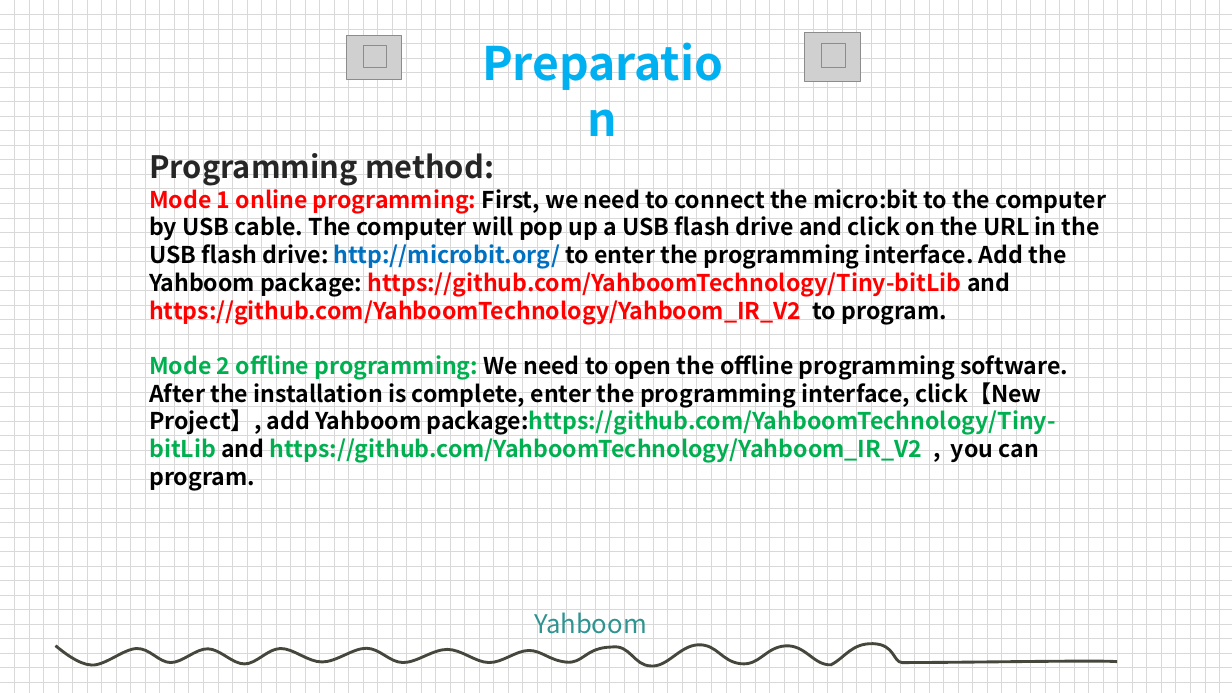
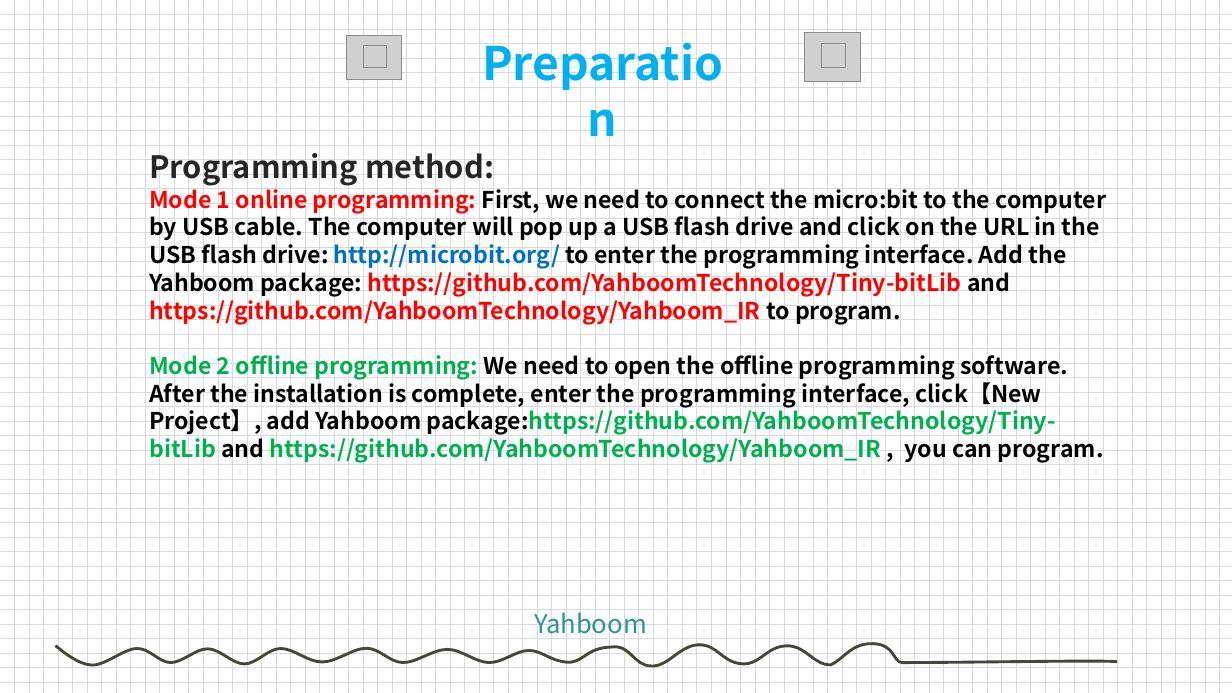
Before and after one commit to sohamtech-uk/Tiny-bit, a slide deck: slide 5 of 07.Interacting with Tiny bit/1.IR Control/V2/IR ControlV2.pptx. Drawn at 1232x693 pixels with LibreOffice and Linux fonts; fonts in the diff are those of the drawing; grey boxes stand for pictures; background and template pictures are left out. Boxes give left, top, right and bottom in pixels: in the first picture for what was removed or moved away, otherwise in the second. Text is boxed around its words. In the diff, an @@ line names an element or a change of style, - is before the commit and + after.

Commit message:
Add beginner Tinybit learning projects

```diff
--- a/07.Interacting with Tiny bit/1.IR Control/V2/IR ControlV2.pptx
+++ b/07.Interacting with Tiny bit/1.IR Control/V2/IR ControlV2.pptx
@@ text at (149,184,1107,463): text changed @@
-Mode 1 online programming: First, we need to connect the micro:bit to the computer by USB cable. The computer will pop up a USB flash drive and click on the URL in the USB flash drive: http://microbit.org/ to enter the programming interface. Add the Yahboom package: https://github.com/YahboomTechnology/Tiny-bitLib and https://github.com/YahboomTechnology/Yahboom_IR_V2 to program.
-Mode 2 offline programming: We need to open the offline programming software. After the installation is complete, enter the programming interface, click【New Project】, add Yahboom package:https://github.com/YahboomTechnology/Tiny-bitLib and https://github.com/YahboomTechnology/Yahboom_IR_V2 , you can program.
+Mode 1 online programming: First, we need to connect the micro:bit to the computer by USB cable. The computer will pop up a USB flash drive and click on the URL in the USB flash drive: http://microbit.org/ to enter the programming interface. Add the Yahboom package: https://github.com/YahboomTechnology/Tiny-bitLib and https://github.com/YahboomTechnology/Yahboom_IR to program.
+Mode 2 offline programming: We need to open the offline programming software. After the installation is complete, enter the programming interface, click【New Project】, add Yahboom package:https://github.com/YahboomTechnology/Tiny-bitLib and https://github.com/YahboomTechnology/Yahboom_IR , you can program.
```
Also in this commit, not shown: 1 other slide changed, 38 other files.
